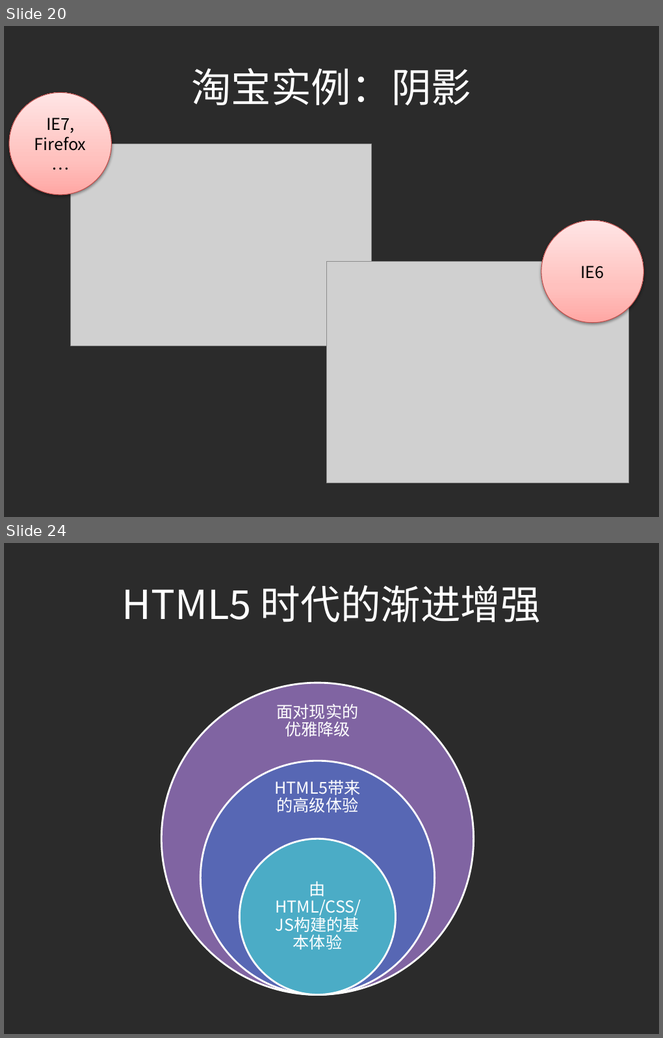
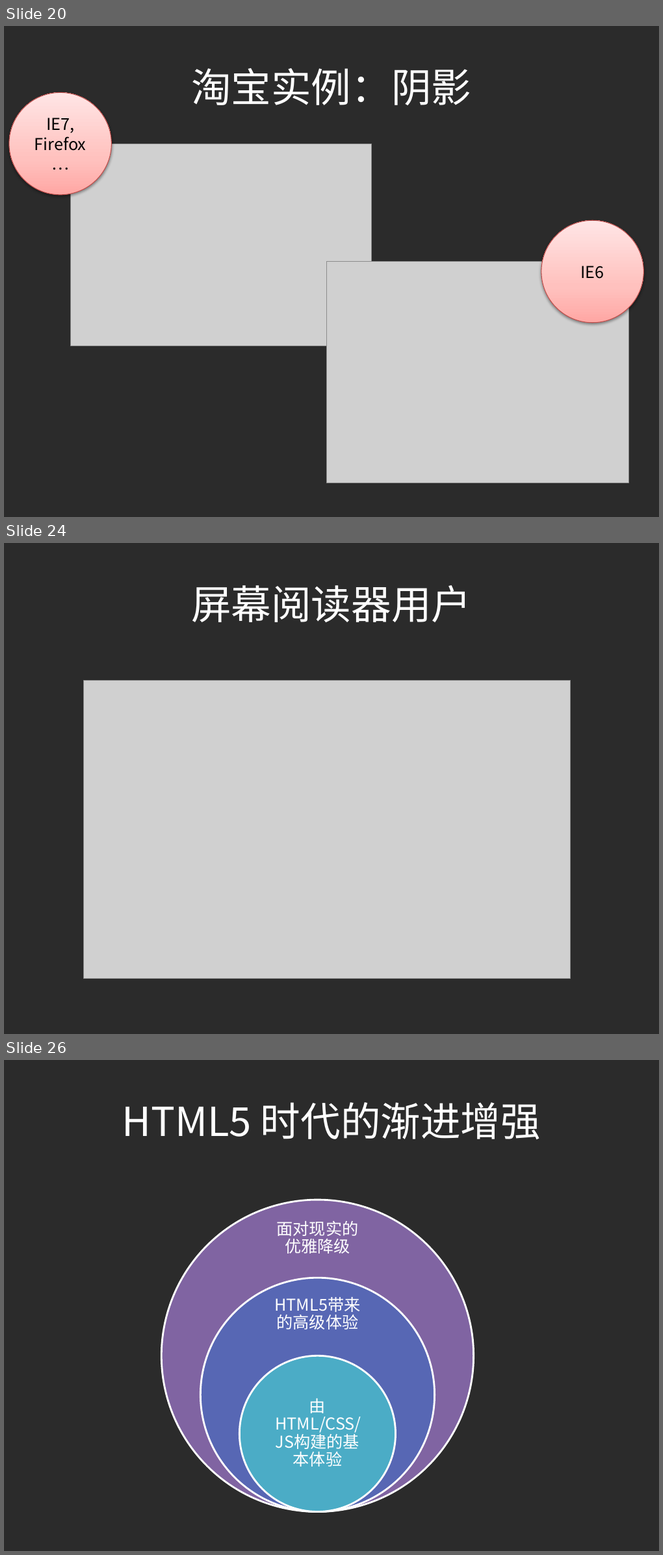
Before and after one commit to ilife5/lifesinger.github.com, a slide deck: share/2010/201012_Progressive-Enhancement.pptx. Shown one above the other, each under a label of ours: slides 20 and 24 before the commit, slides 20, 24 and 26 after it; the slides between them are not shown. The pictures are 663x1038 and 663x1555 pixels, drawn with LibreOffice and Linux fonts; fonts in the diff are those of the drawing; grey boxes stand for pictures; background and template pictures are left out; a plain dark background stands for a picture behind light text. Boxes give left, top, right and bottom in pixels: in the first picture for what was removed or moved away, otherwise in the second. Text is boxed around its words. In the diff, an @@ line names an element or a change of style, - is before the commit and + after.

```diff
--- a/share/2010/201012_Progressive-Enhancement.pptx
+++ b/share/2010/201012_Progressive-Enhancement.pptx
@@ slide 24 added at <box>4,543,659,1034</box>, background picture (left out) @@
@@ title added at <box>191,585,471,622</box>, 44 pt, text #FFFFFF @@
+屏幕阅读器用户
@@ picture added at <box>84,681,571,979</box> @@
@@ what was slide 24 is now slide 26 @@
```
Also in this commit, not shown: 9 slides changed, 3 other slides added, 1 slide removed.
